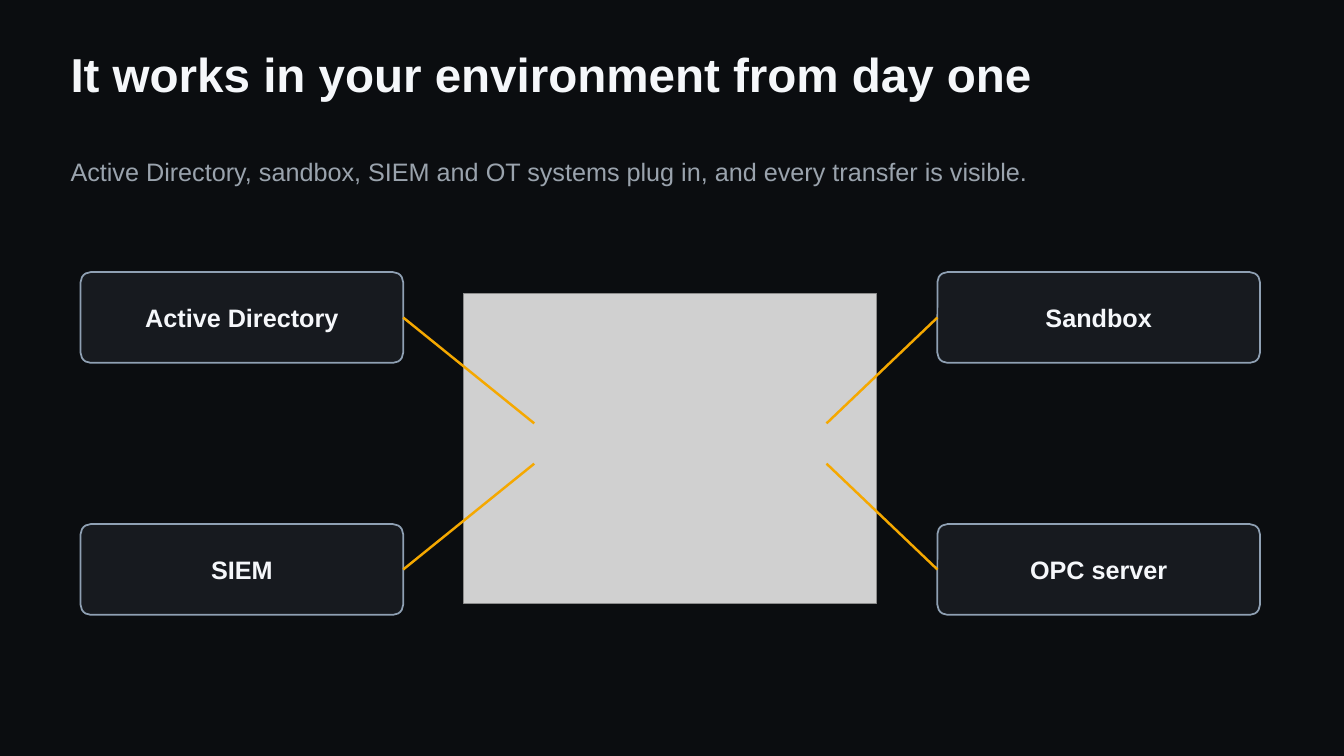
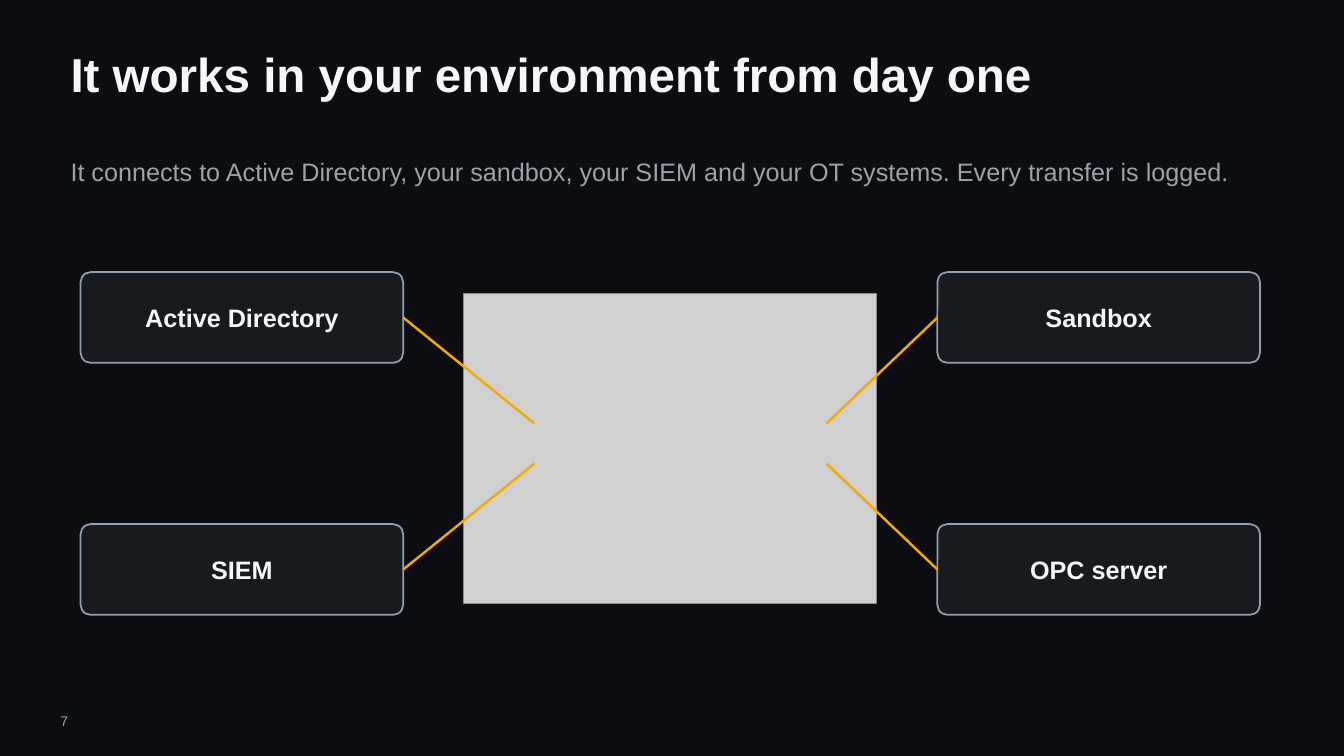
Before and after one commit to hybridus/DFX_Marketing, a slide deck: slide 7 of Projects/03_Presales_Master_Deck/pilot/DFX_Master_deck.pptx (slide 6 before the commit). Drawn at 1344x756 pixels with LibreOffice and Linux fonts; fonts in the diff are those of the drawing; grey boxes stand for pictures; background and template pictures are left out. Boxes give left, top, right and bottom in pixels: in the first picture for what was removed or moved away, otherwise in the second. Text is boxed around its words. In the diff, an @@ line names an element or a change of style, - is before the commit and + after.

```diff
--- a/Projects/03_Presales_Master_Deck/pilot/DFX_Master_deck.pptx
+++ b/Projects/03_Presales_Master_Deck/pilot/DFX_Master_deck.pptx
@@ text at [71, 163, 1229, 186]: text changed @@
-Active Directory, sandbox, SIEM and OT systems plug in, and every transfer is visible.
+It connects to Active Directory, your sandbox, your SIEM and your OT systems. Every transfer is logged.
@@ page number added at [60, 716, 68, 726], 10 pt, text #9AA3AD @@
+7
```
Also in this commit, not shown: 20 other slides changed, 2 slides added, 1 slide removed, 11 other files.
